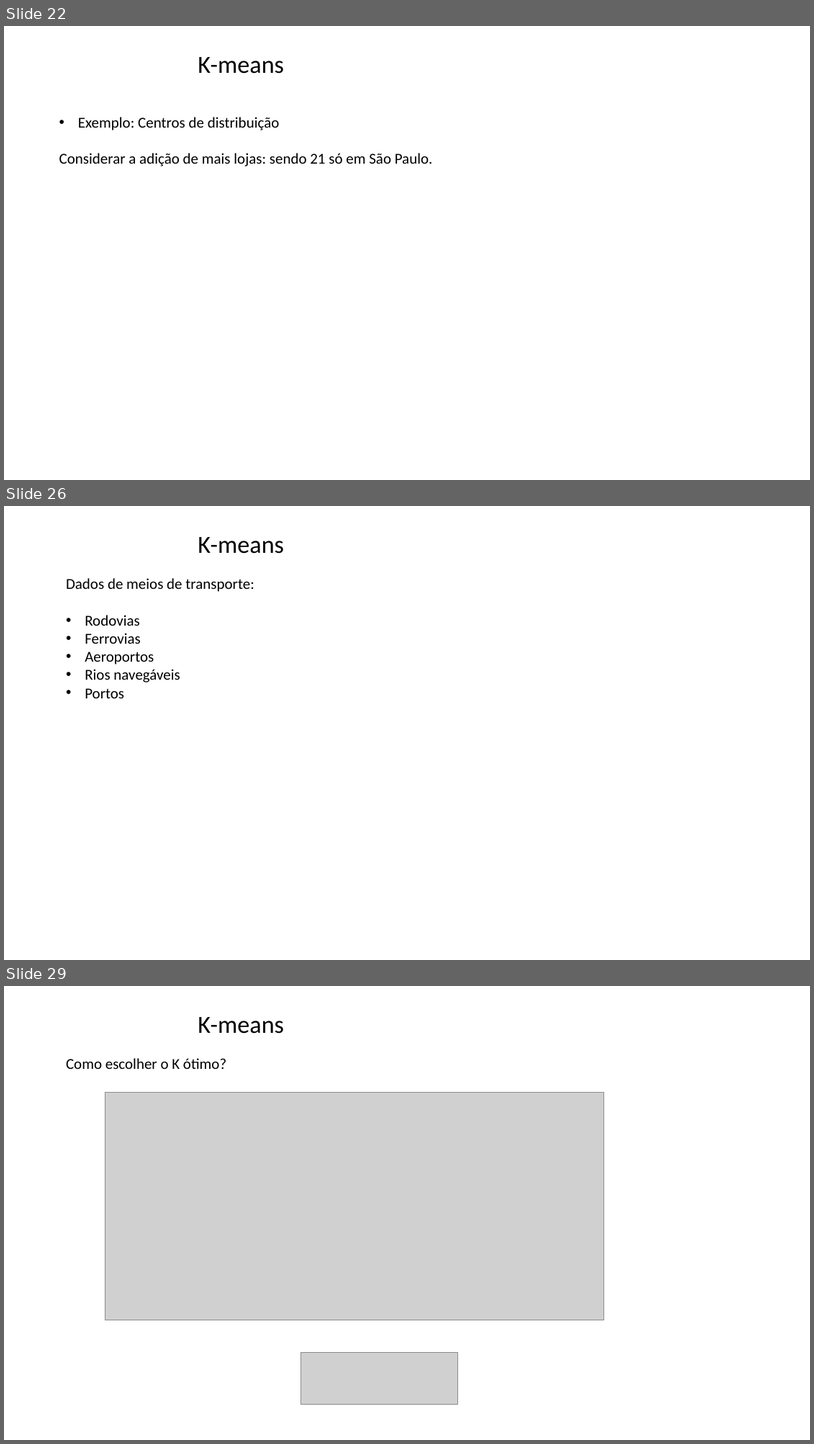
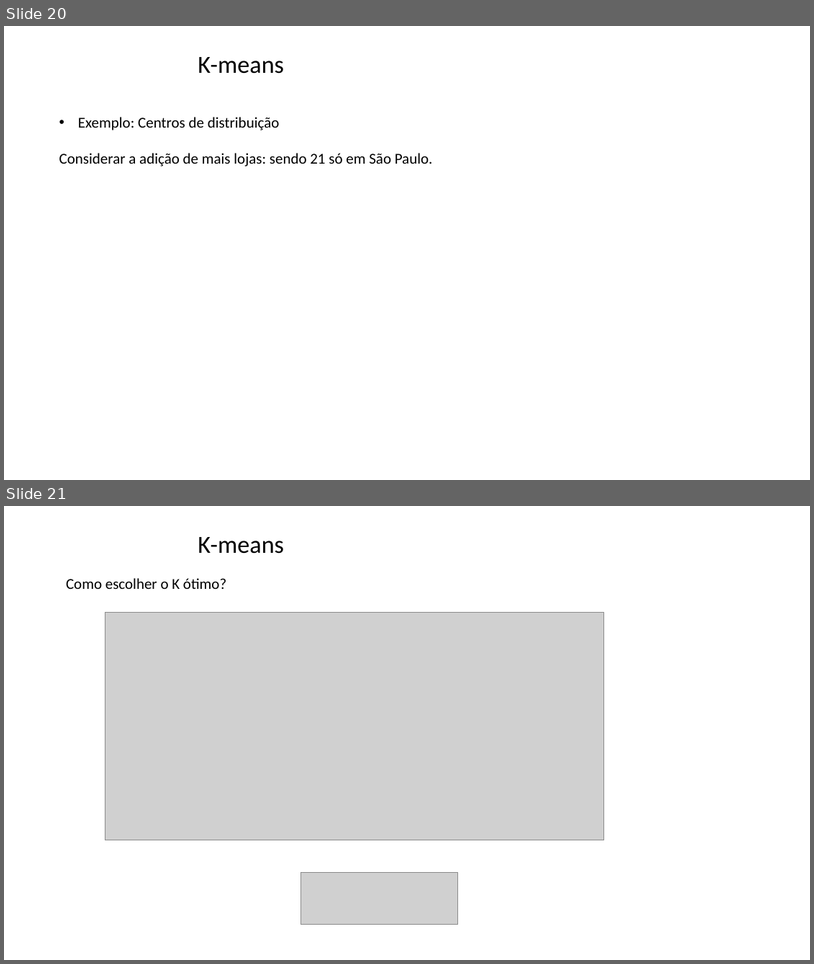
Before and after one commit to zz4fap/tp557-iot-ml, a slide deck: slides/TP557_16_detecção_de_anomalias.pptx. Shown one above the other, each under a label of ours: slides 22, 26 and 29 before the commit, slides 20 and 21 after it; the slides between them are not shown. The pictures are 814x1444 and 814x964 pixels, drawn with LibreOffice and Linux fonts; fonts in the diff are those of the drawing; grey boxes stand for pictures; background and template pictures are left out. Boxes give left, top, right and bottom in pixels: in the first picture for what was removed or moved away, otherwise in the second. Text is boxed around its words. In the diff, an @@ line names an element or a change of style, - is before the commit and + after.

```diff
--- a/slides/TP557_16_detecção_de_anomalias.pptx
+++ b/slides/TP557_16_detecção_de_anomalias.pptx
@@ slide 26 removed at bbox=[4, 506, 810, 960], background picture (left out) @@
@@ title removed at bbox=[198, 537, 284, 554] @@
-K-means
@@ text removed at bbox=[66, 578, 254, 698] @@
-Dados de meios de transporte:
-• Rodovias
-• Ferrovias
-• Aeroportos
-• Rios navegáveis
-• Portos
@@ what was slide 22 is now slide 20 @@
@@ what was slide 29 is now slide 21 @@
```
Also in this commit, not shown: 2 slides changed, 1 slide added, 9 other slides removed.
